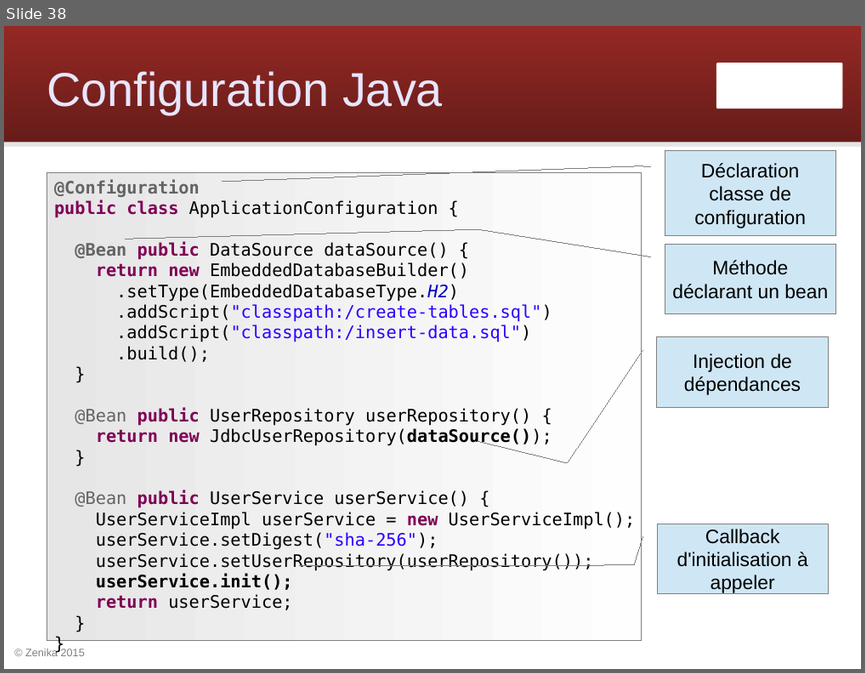
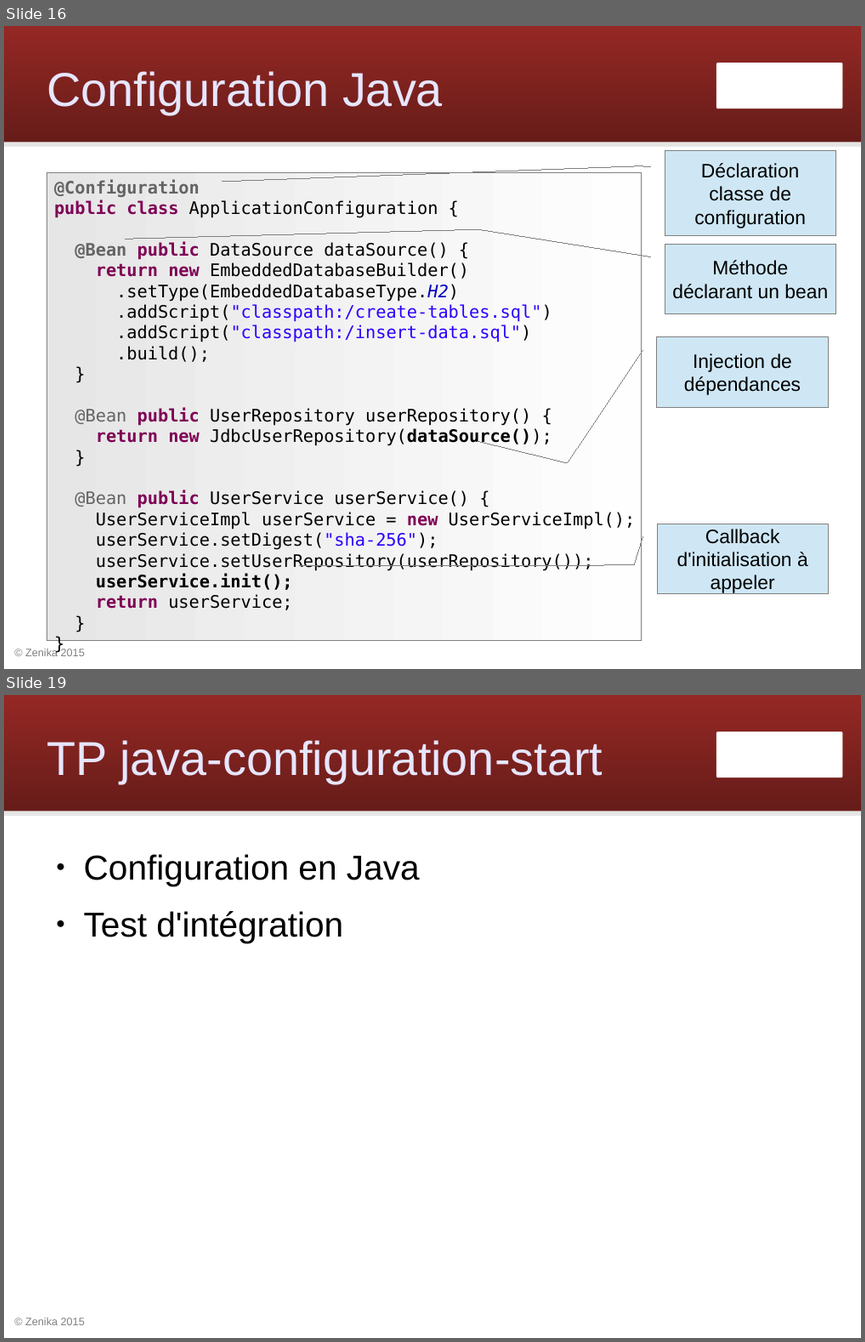
Before and after one commit to Zenika/workshop-spring-core, a slide deck: spring-workshop.odp. Shown one above the other, each under a label of ours: slide 38 before the commit, slides 16 and 19 after it; the slides between them are not shown. The pictures are 865x673 and 865x1342 pixels, drawn with LibreOffice and Linux fonts; fonts in the diff are those of the drawing; background and template pictures are left out. Boxes give left, top, right and bottom in pixels: in the first picture for what was removed or moved away, otherwise in the second. Text is boxed around its words. In the diff, an @@ line names an element or a change of style, - is before the commit and + after.

Commit message:
Commencer par la configuration Java

```diff
--- a/spring-workshop.odp
+++ b/spring-workshop.odp
@@ slide 19 added at <box>4,695,861,1338</box>, background #FFFFFF; not listed: 4 template elements that a slide beside it also shows @@
@@ title added at <box>46,740,602,783</box>, 44 pt, text #E6E6FF @@
+TP java-configuration-start
@@ text added at <box>84,854,420,943</box>, 32 pt, text #000000 @@
+● Configuration en Java
+● Test d'intégration
@@ what was slide 38 is now slide 16 @@
```
Also in this commit, not shown: 3 slides changed, 7 other slides added, 2 other files.
